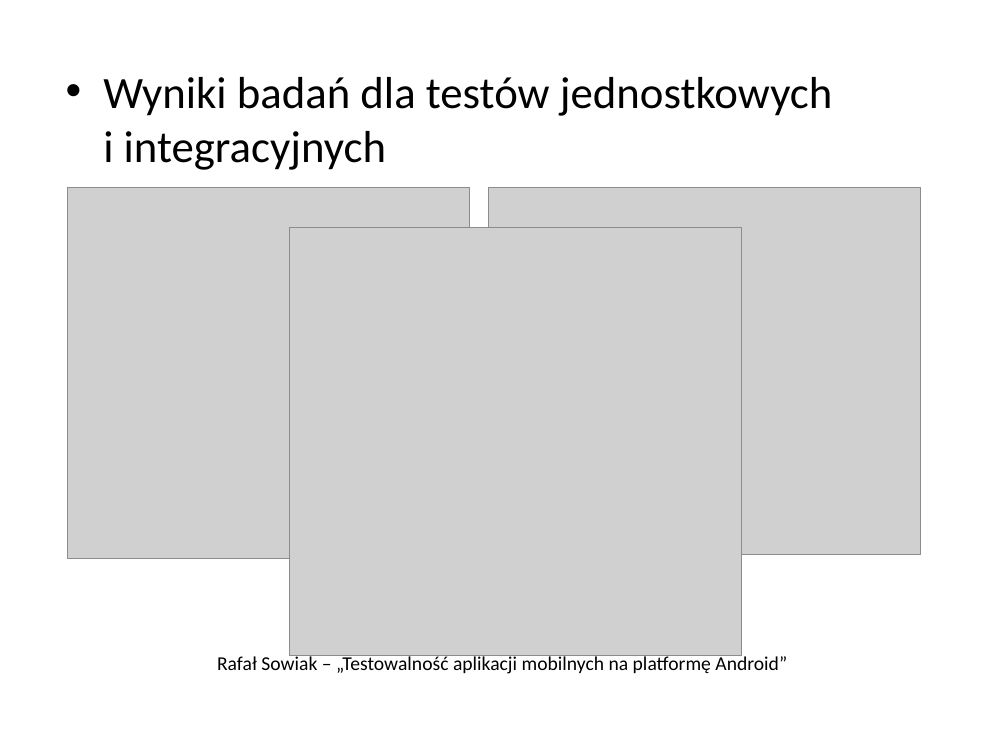
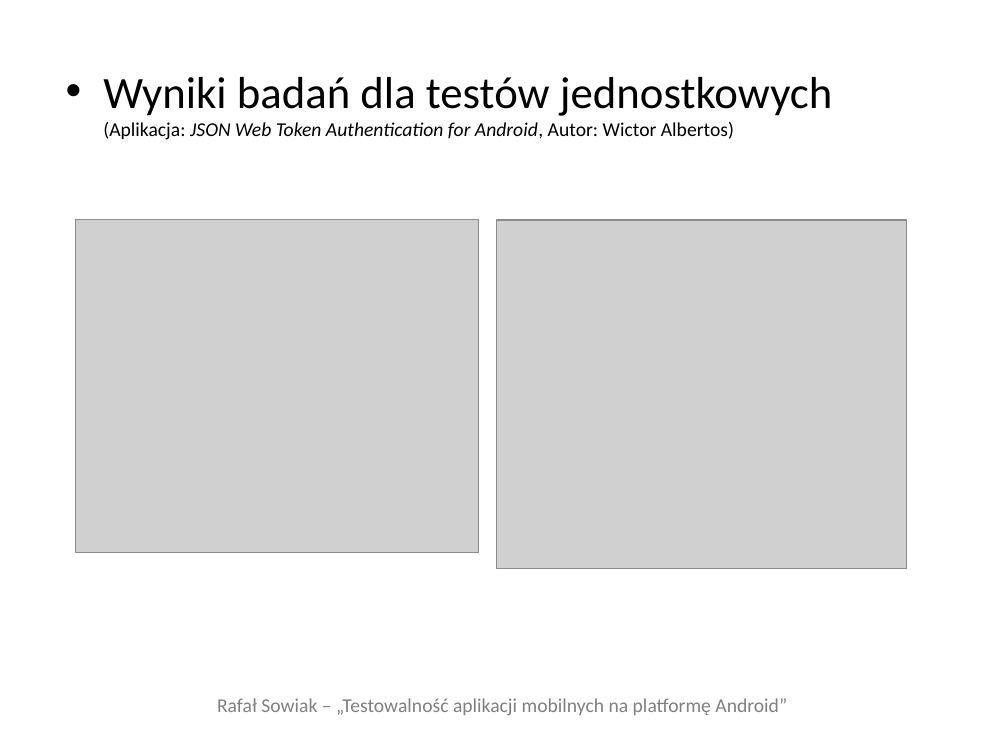
Before and after one commit to adventurewrites/mgr_info, a slide deck: slide 10 of rafal-sowiak-prezentacja-v1.pptx (slide 16 before the commit). Drawn at 1008x756 pixels with LibreOffice and Linux fonts; fonts in the diff are those of the drawing; grey boxes stand for pictures. Boxes give left, top, right and bottom in pixels: in the first picture for what was removed or moved away, otherwise in the second. Text is boxed around its words. In the diff, an @@ line names an element or a change of style, - is before the commit and + after.

```diff
--- a/rafal-sowiak-prezentacja-v1.pptx
+++ b/rafal-sowiak-prezentacja-v1.pptx
@@ text at (x1=103, y1=77, x2=832, y2=140): text changed; size 32 to 14 pt @@
-• Wyniki badań dla testów jednostkowych
-  i integracyjnych
+• Wyniki badań dla testów jednostkowych
+  (Aplikacja: JSON Web Token Authentication for Android, Autor: Wictor Albertos)
@@ picture resized from (x1=68, y1=187, x2=470, y2=558) to (x1=76, y1=220, x2=479, y2=552) @@
@@ picture removed at (x1=289, y1=227, x2=741, y2=655) @@
@@ picture resized from (x1=488, y1=187, x2=920, y2=554) to (x1=496, y1=220, x2=906, y2=569) @@
@@ title "Rafał Sowiak – „Testowalność aplikacji ..." moved from (x1=217, y1=653, x2=787, y2=674) to (x1=217, y1=698, x2=787, y2=716) @@
@@ title "Rafał Sowiak – „Testowalność aplikacji ..." at (x1=217, y1=698, x2=787, y2=716): text colour #000000 to #808080 @@
```
Also in this commit, not shown: 7 other slides changed, 3 slides added, 8 slides removed, 3 other files.
